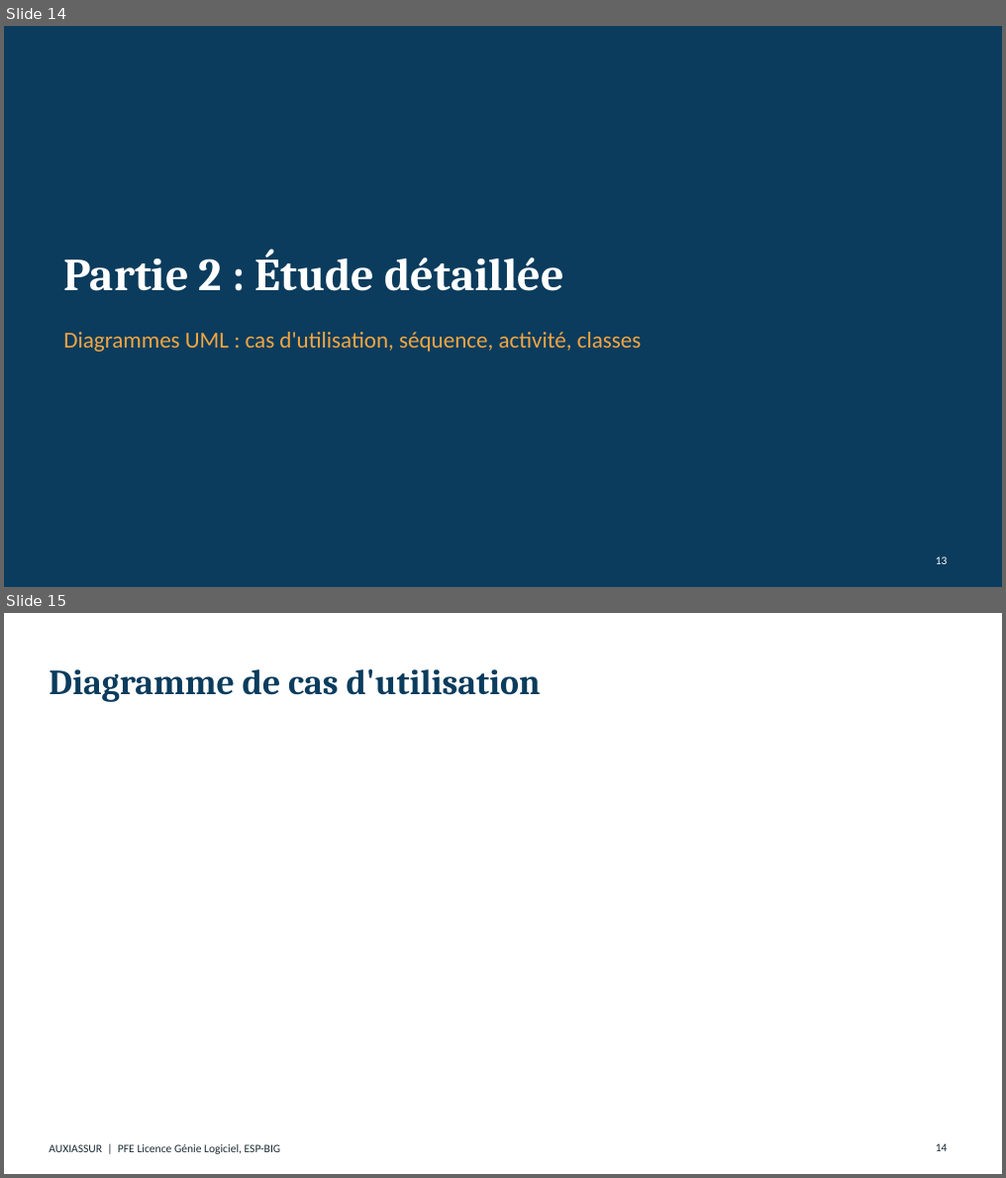
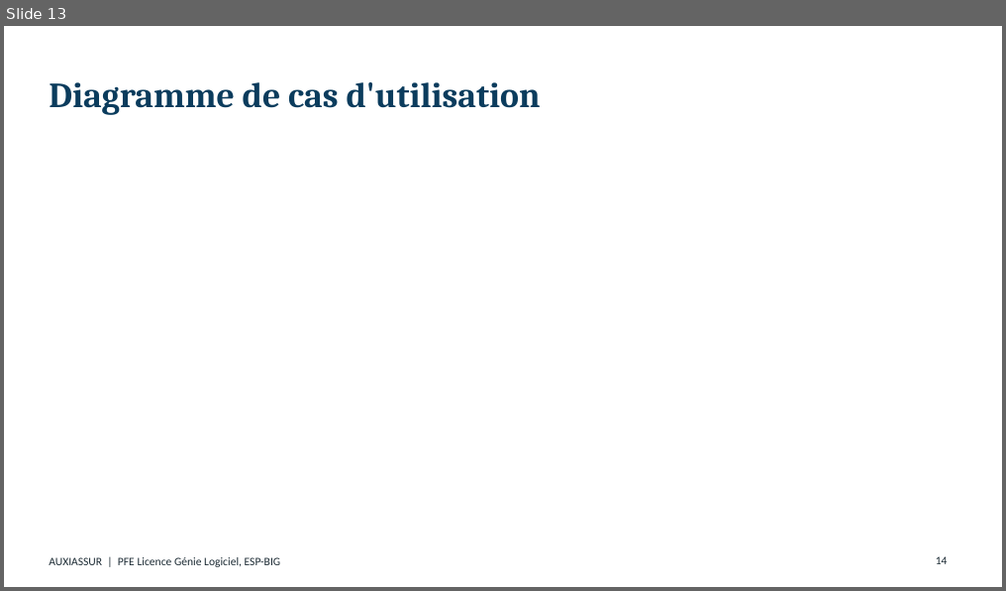
Before and after one commit to LaithSama/AUXIDRIVE, a slide deck: Sources/Conception et developpement d'une application de gestion d'assurance automobile - soutenance.pptx. Shown one above the other, each under a label of ours: slides 14 and 15 before the commit, slide 13 after it. The pictures are 1006x1178 and 1006x591 pixels, drawn with LibreOffice and Linux fonts; fonts in the diff are those of the drawing; background and template pictures are left out. Boxes give left, top, right and bottom in pixels: in the first picture for what was removed or moved away, otherwise in the second. Text is boxed around its words. In the diff, an @@ line names an element or a change of style, - is before the commit and + after.

```diff
--- a/Sources/Conception et developpement d'une application de gestion d'assurance automobile - soutenance.pptx
+++ b/Sources/Conception et developpement d'une application de gestion d'assurance automobile - soutenance.pptx
@@ slide 14 removed at [4,26,1002,587], background #0B3C5D @@
@@ title removed at [63,249,563,291] @@
-Partie 2 : Étude détaillée
@@ text removed at [63,332,642,352] @@
-Diagrammes UML : cas d'utilisation, séquence, activité, classes
@@ text removed at [936,557,947,565] @@
-13
@@ what was slide 15 is now slide 13 @@
```
Also in this commit, not shown: 1 slide changed, 2 other slides removed, 32 other files.
